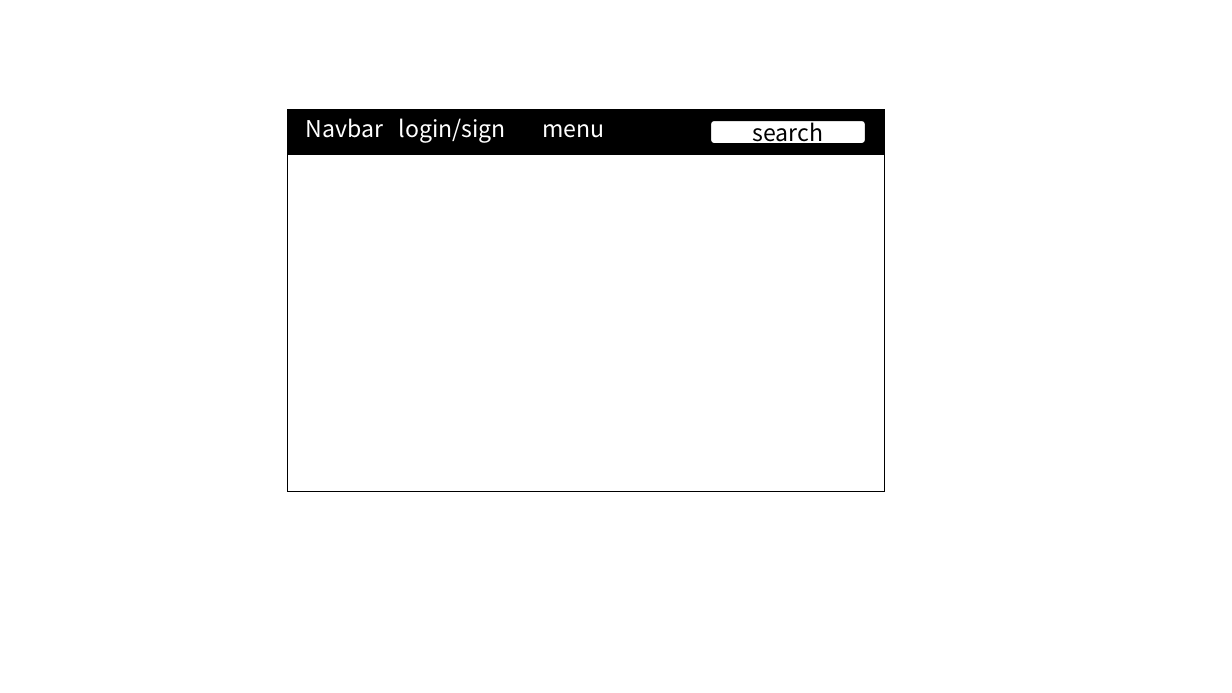
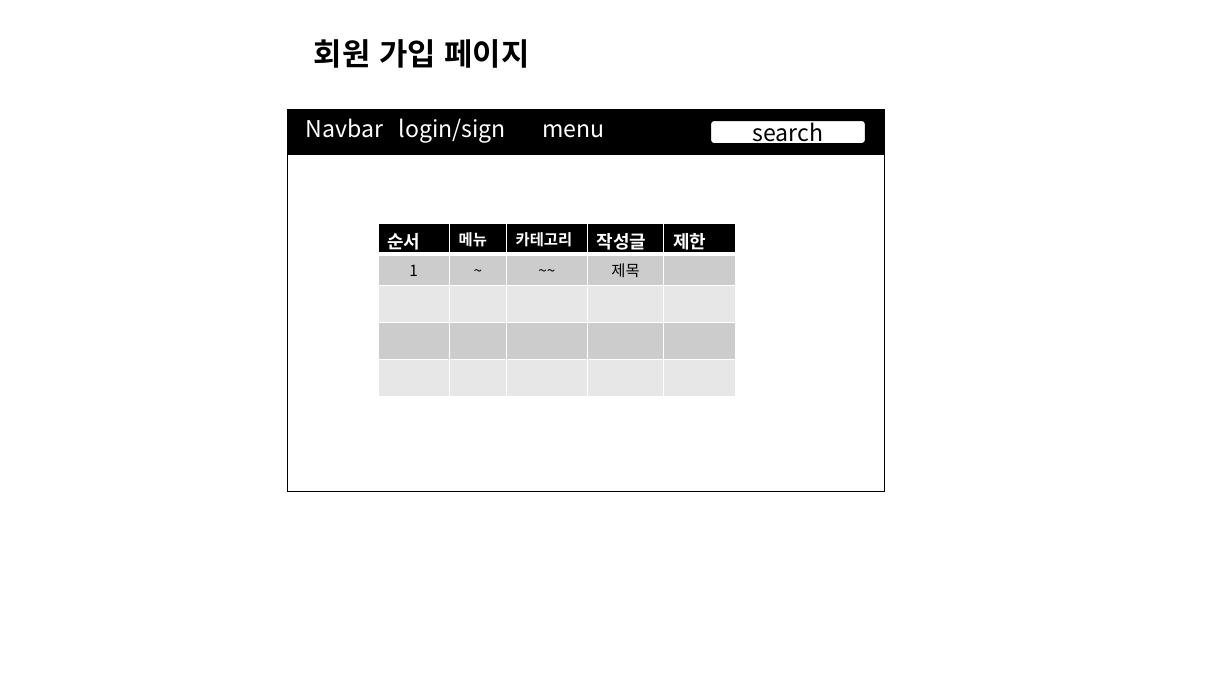
Before and after one commit to 97tkddnjs/myproj, a slide deck: slide 3 of 화면 구성.pptx (slide 2 before the commit). Drawn at 1232x693 pixels with LibreOffice and Linux fonts; fonts in the diff are those of the drawing. Boxes give left, top, right and bottom in pixels: in the first picture for what was removed or moved away, otherwise in the second. Text is boxed around its words. In the diff, an @@ line names an element or a change of style, - is before the commit and + after.

```diff
--- a/화면 구성.pptx
+++ b/화면 구성.pptx
@@ text added at (x1=314, y1=39, x2=529, y2=68), 24 pt, text #000000, bold @@
+회원 가입 페이지
@@ table added at (x1=378, y1=224, x2=736, y2=396), 5 rows, 5 columns @@
+순서 | 메뉴 | 카테고리 | 작성글 | 제한
+1 | ~ | ~~ | 제목 | 
+ |  |  |  | 
+ |  |  |  | 
+ |  |  |  | 
```
Also in this commit, not shown: 2 other slides changed, 2 slides added, 4 other files.
